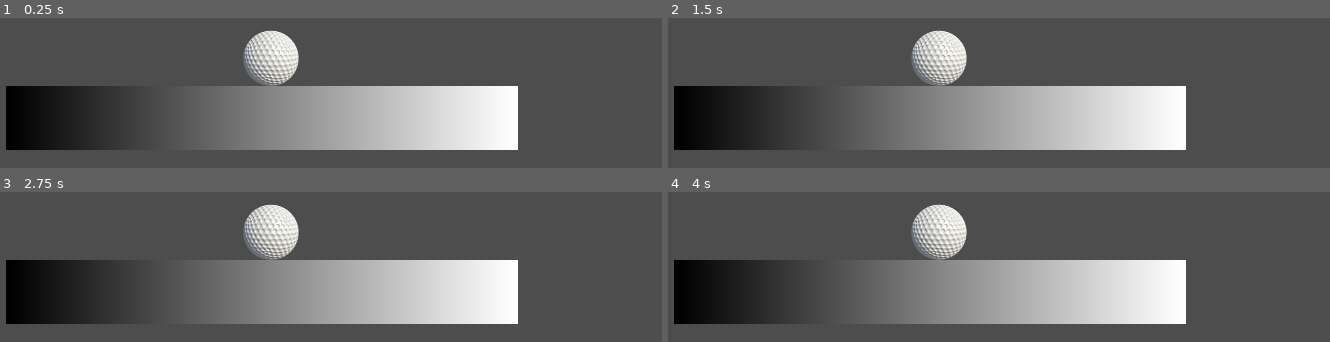
Above: before the commit, frames 1-4 (two rows, left to right).
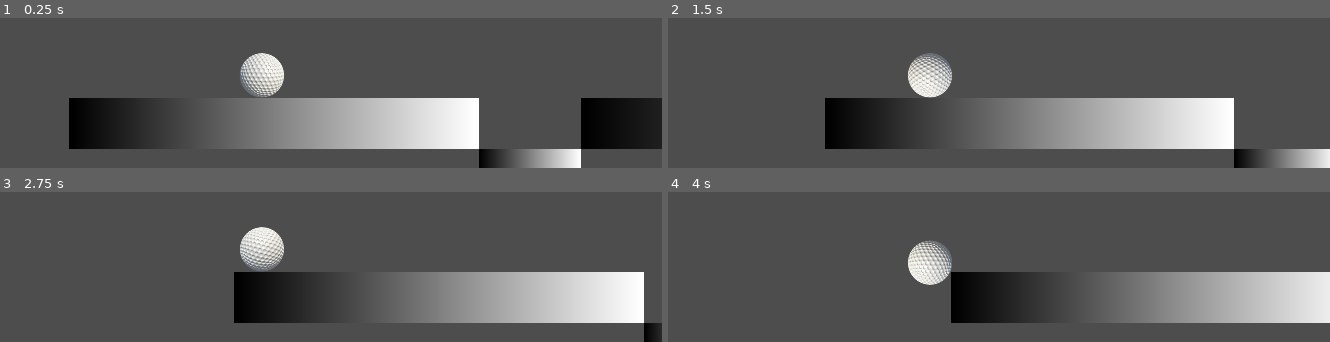
Above: after the commit, the same moments.

Repository: leafcabral/leafs-arcade
Game: Godot game, scene res://main/game_root.tscn
Two runs of this game, one before a commit and one after it. Both use one fixed random seed, a clock stepped at 60 frames per second and the inputs below.
Inputs (mouse positions are in pixels of both pictures, inside the frame that each line leads up to):
- Up to frame 1 (0.25 s): no input
- Up to frame 2 (1.5 s): tap Enter at 0.5 s; move the mouse to (939, 58) at 0.52 s; click (939, 58) at 0.6 s; move the mouse to (outside the picture) at 1.27 s; click (outside the picture) at 1.35 s
- Up to frame 3 (2.75 s): move the mouse to (outside the picture) at 2.02 s; click (outside the picture) at 2.1 s
- Up to frame 4 (4 s): move the mouse to (outside the picture) at 2.77 s; click (outside the picture) at 2.85 s; move the mouse to (outside the picture) at 3.52 s; click (outside the picture) at 3.6 s

The runs differ from the first frame. In frame 1, 22% of the frame differs, in the area x 0-100%, y 8-100%; in frame 2, 36%; in frame 3, 36%; in frame 4, 37%, in the area x 0-100%, y 8-88%.

Commit message:
feat: improve ball physics and club control
Add damping to ball (slow it down faster)
Maximum angle stays at 0

Diff:
--- a/mini-golf-2d/entities/ball/golf_ball.tscn
+++ b/mini-golf-2d/entities/ball/golf_ball.tscn
@@ -2,18 +2,26 @@
 
 [ext_resource type="Script" uid="uid://cndergi5r1kef" path="res://entities/ball/golf_ball.gd" id="1_jyt08"]
 [ext_resource type="Texture2D" uid="uid://r286suc682fo" path="res://entities/ball/golf_ball.png" id="2_17kaq"]
+
+[sub_resource type="PhysicsMaterial" id="PhysicsMaterial_17kaq"]
+bounce = 0.3
 
 [sub_resource type="CircleShape2D" id="CircleShape2D_oc7al"]
 radius = 28.0
 
 [node name="Ball" type="RigidBody2D" unique_id=1146808135]
 collision_mask = 2
+mass = 0.5
+physics_material_override = SubResource("PhysicsMaterial_17kaq")
+linear_damp = 0.4
 script = ExtResource("1_jyt08")
 metadata/_edit_group_ = true
 
-[node name="Sprite2D" type="Sprite2D" parent="." unique_id=1980398275]
+[node name="BallSprite" type="Sprite2D" parent="." unique_id=1980398275]
 scale = Vector2(0.5, 0.5)
 texture = ExtResource("2_17kaq")
 
-[node name="CollisionShape2D" type="CollisionShape2D" parent="." unique_id=2034281646]
+[node name="BallCollisionShape" type="CollisionShape2D" parent="." unique_id=2034281646]
 shape = SubResource("CircleShape2D_oc7al")
+
+[connection signal="sleeping_state_changed" from="." to="." method="_on_sleeping_state_changed"]
--- a/mini-golf-2d/entities/club/golf_club.gd
+++ b/mini-golf-2d/entities/club/golf_club.gd
@@ -24,8 +24,8 @@
 	if is_swinging:
 		var magnitude := shot_area.get_drag_baked_length()
 		swing_direction.rotation = shot_area.drag.angle()
-		swing_direction.scale.x = remap(magnitude, 0, 1, 1, 2)
-		club.offset.x = club_offset_x * remap(magnitude, 0, 1, 0.7, 1.5)
+		swing_direction.scale.x = remap(magnitude, 0, 1, 1, 5)
+		club.offset.x = club_offset_x * remap(magnitude, 0, 1, 0.7, 2)
 		if shot_area.should_invert():
 			club.offset.x *= -1
 			club.flip_h = true
--- a/mini-golf-2d/entities/club/golf_club.tscn
+++ b/mini-golf-2d/entities/club/golf_club.tscn
@@ -14,9 +14,9 @@
 
 [node name="ShotArea" type="Area2D" parent="." unique_id=1505072144]
 script = ExtResource("2_a5fw0")
-minimum_drag = 20.0
+maximum_drag = 200.0
 minimum_angle = -1.0471975511965976
-maximum_angle = 0.5235987755982988
+maximum_angle = 0.0
 metadata/_custom_type_script = "uid://b12p1pltfnvk0"
 
 [node name="CollisionShape2D" type="CollisionShape2D" parent="ShotArea" unique_id=331843830]
--- a/mini-golf-2d/main/game_root.tscn
+++ b/mini-golf-2d/main/game_root.tscn
@@ -1,38 +1,49 @@
 [gd_scene format=3 uid="uid://bulhavk85t0mv"]
 
 [ext_resource type="PackedScene" uid="uid://bat5adyfrgx65" path="res://entities/ball/golf_ball.tscn" id="1_oc7al"]
+[ext_resource type="PackedScene" uid="uid://dknje8mdgobhp" path="res://map/floor_temp.tscn" id="1_sd42p"]
 [ext_resource type="PackedScene" uid="uid://bn4pmmb6y4rl2" path="res://entities/club/golf_club.tscn" id="2_mf5tn"]
-
-[sub_resource type="Gradient" id="Gradient_mf5tn"]
-
-[sub_resource type="GradientTexture2D" id="GradientTexture2D_sd42p"]
-gradient = SubResource("Gradient_mf5tn")
-
-[sub_resource type="RectangleShape2D" id="RectangleShape2D_d3btu"]
-size = Vector2(64, 64)
 
 [node name="GameRoot" type="Node" unique_id=905211831]
 
-[node name="Floor" type="StaticBody2D" parent="." unique_id=2062033187]
-position = Vector2(400, 550)
+[node name="Floor" parent="." unique_id=902436143 instance=ExtResource("1_sd42p")]
+position = Vector2(400, 544)
 scale = Vector2(8, 1)
-collision_layer = 2
-metadata/_edit_group_ = true
-
-[node name="Sprite2D" type="Sprite2D" parent="Floor" unique_id=1405638536]
-texture = SubResource("GradientTexture2D_sd42p")
-
-[node name="CollisionShape2D" type="CollisionShape2D" parent="Floor" unique_id=897706827]
-shape = SubResource("RectangleShape2D_d3btu")
 
 [node name="GolfClub" parent="." unique_id=788983583 node_paths=PackedStringArray("ball") instance=ExtResource("2_mf5tn")]
-position = Vector2(409, 483)
+position = Vector2(385, 483)
 ball = NodePath("../Ball")
 
 [node name="Ball" parent="." unique_id=1146808135 instance=ExtResource("1_oc7al")]
-position = Vector2(409, 483)
+position = Vector2(385, 483)
+linear_damp = 0.2
 
 [node name="RemoteTransform2D" type="RemoteTransform2D" parent="Ball" unique_id=1284780959]
 remote_path = NodePath("../../GolfClub")
 update_rotation = false
 update_scale = false
+
+[node name="Camera2D" type="Camera2D" parent="Ball" unique_id=421210679]
+zoom = Vector2(0.8, 0.8)
+limit_bottom = 600
+limit_smoothed = true
+editor_draw_limits = true
+editor_draw_drag_margin = true
+
+[node name="Floor2" parent="." unique_id=222526537 instance=ExtResource("1_sd42p")]
+position = Vector2(1168, 544)
+scale = Vector2(12, 1)
+
+[node name="Floor3" parent="." unique_id=906758501 instance=ExtResource("1_sd42p")]
+position = Vector2(2103, 119.00006)
+rotation = -1.0471976
+scale = Vector2(10, 1)
+
+[node name="Floor4" parent="." unique_id=2117269610 instance=ExtResource("1_sd42p")]
+position = Vector2(720, 608)
+scale = Vector2(2, 1)
+
+[node name="Floor5" parent="." unique_id=509261733 instance=ExtResource("1_sd42p")]
+position = Vector2(1744.0001, 476.00003)
+rotation = -0.34906584
+scale = Vector2(6, 1)
--- /dev/null
+++ b/mini-golf-2d/map/floor_temp.tscn
@@ -0,0 +1,19 @@
+[gd_scene format=3 uid="uid://dknje8mdgobhp"]
+
+[sub_resource type="Gradient" id="Gradient_mf5tn"]
+
+[sub_resource type="GradientTexture2D" id="GradientTexture2D_sd42p"]
+gradient = SubResource("Gradient_mf5tn")
+
+[sub_resource type="RectangleShape2D" id="RectangleShape2D_d3btu"]
+size = Vector2(64, 64)
+
+[node name="Floor" type="StaticBody2D" unique_id=902436143]
+collision_layer = 2
+metadata/_edit_group_ = true
+
+[node name="Sprite2D" type="Sprite2D" parent="." unique_id=651971680]
+texture = SubResource("GradientTexture2D_sd42p")
+
+[node name="CollisionShape2D" type="CollisionShape2D" parent="." unique_id=428114348]
+shape = SubResource("RectangleShape2D_d3btu")
